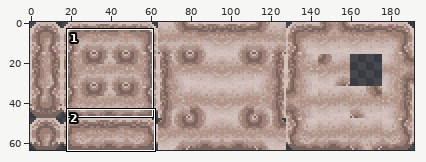
Sprite sheet: drillbird/Art/environment/tilemap_sand.png. The picture above shows the old version from afar; the outline marks the close-up.
Close-up. Earlier state:
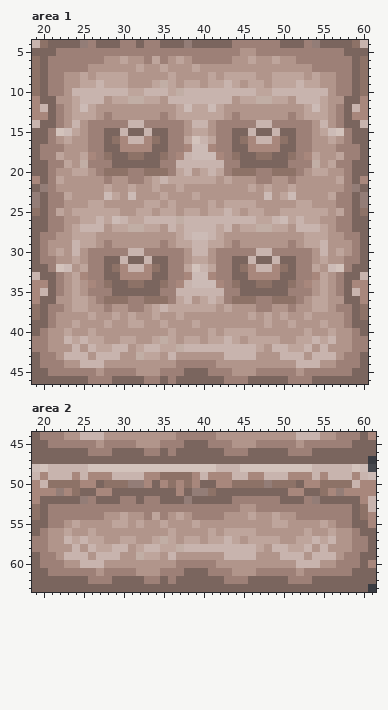
The file is 192x64 pixels. Colours within 5 levels of each other are drawn and written as one. Shown: area 1: x 19..60, y 4..46; area 2: x 19..61, y 44..63. The commit also changed other parts of the picture, which this record leaves out.
New version:
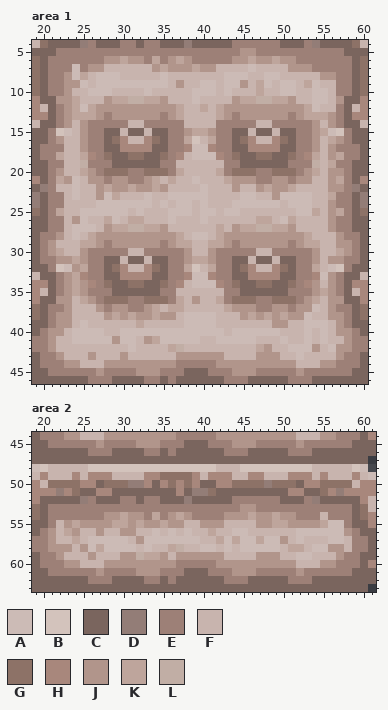
Palette (. is transparent): A #ccbbb6  B #d3c3bc  C #7a655e  D #937d77  E #9d8077  F #c8b4ae  G #8d7267  H #a8877c  J #b1958b  K #bea59c  L #c1aea5
From old to new:
Changed rows in their new state; - is an unchanged pixel.
Area 1:
first column x 22:
 7 --A---FFFFFF--------FFFFAFFFF-------
 8 --A-FAAAFFFFFAFFFFFFFAAAFFAAFFFFF---
 9 ---AFAAAAAAAAAF-FFAAFAA-F-AFAA--AFF-
10 ----AAA--FFA--FF-AAA-A----F-AA--AAF-
11 -----------------A--------------AAF-
12 ----------------FF-F-------------FF-
13 ----------------FFFF----------------
14 ----------------F--F----------------
15 --F---------------------------------
16 -FF------------------------------F--
17 -FF------------------------------F--
18 -FF------------------------------F--
19 -FF------------------------------F--
20 -FF--------------FF--------------F--
21 --AF-----------FFAFFF-----------FF--
22 FFAFF---------FFFFAFFF-FF-----FFFF--
23 -FAFF---FFFAFFAAAAAFFFFAAFF-A-AAFF--
24 -FFFFAAAAAAAFAFAAFAFFFAAAAAAFAAAFF--
25 -FFAAAAAAFAFFFAAAFAAFAAFFFFFFFAA-F--
26 -F-AF---------AF--A------------FFF--
27 -FAAA----------F-----------------F--
28 -FAF----------------------------FFF-
29 FF--------------------------------F-
30 -F--------------------------------F-
31 ---------------------------------F--
32 ---------------------------------F--
33 ---------------------------------A--
34 ---------------------------------F--
36 --F---------------F--------------F--
37 --FFF-----------FFFFF-----------AF--
38 --FFFF---------FAAAAFFF--------AFF--
39 --FAFFFFFF-FFFFFAAAAFFFFFFF--FFAAAF-
40 -FAAAAFFAAAAAAAAAAAAAFAAAAAAFFFAFAF-
41 F-AAAAA-AAF--AAAAAFFAAAAAFFFAFFA-A-F
42 FF-F-FF--AF--F---------------AAA--A-
43 ---------FFFFF----------------AF----
Area 2:
first column x 22:
54 ---------------------------------F---
55 F---------------FF---FFFF---------AA-
56 F--FF-FF--FFAFAFAFF-FFAAFFFFFFAAAAAA-
57 F---AAAAAF-AAAAAAAFF-A-AA-AA-FAF-FAAF
58 ----A-AAAAFA-F----AA-A-AAAAA----AA--F
59 ------------------------------AA-----
Pixel boxes of the changes (left, top, right, bottom) in both close-ups:
changed: (56, 64, 344, 360)
changed: (56, 512, 352, 560)
